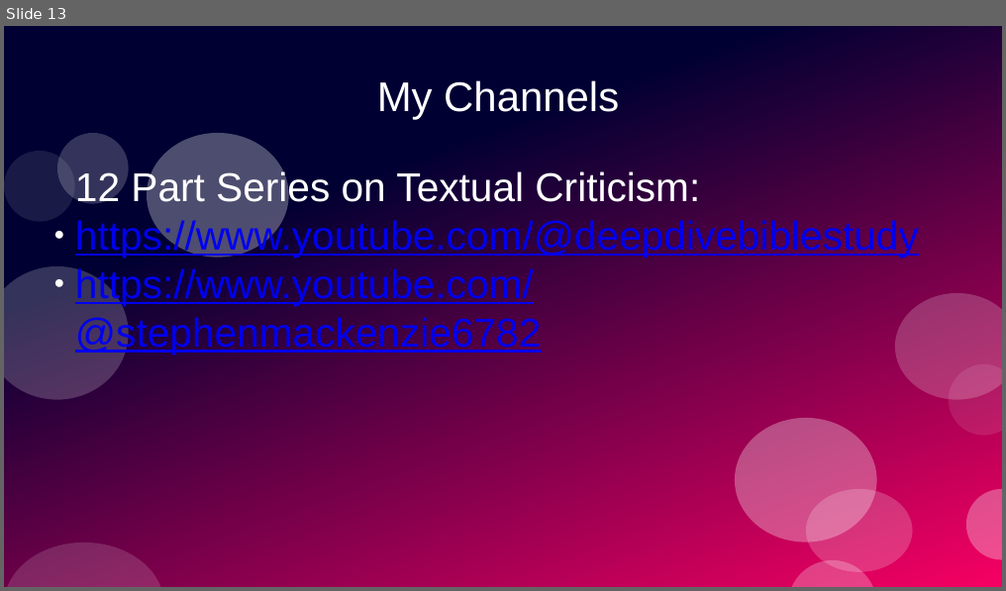
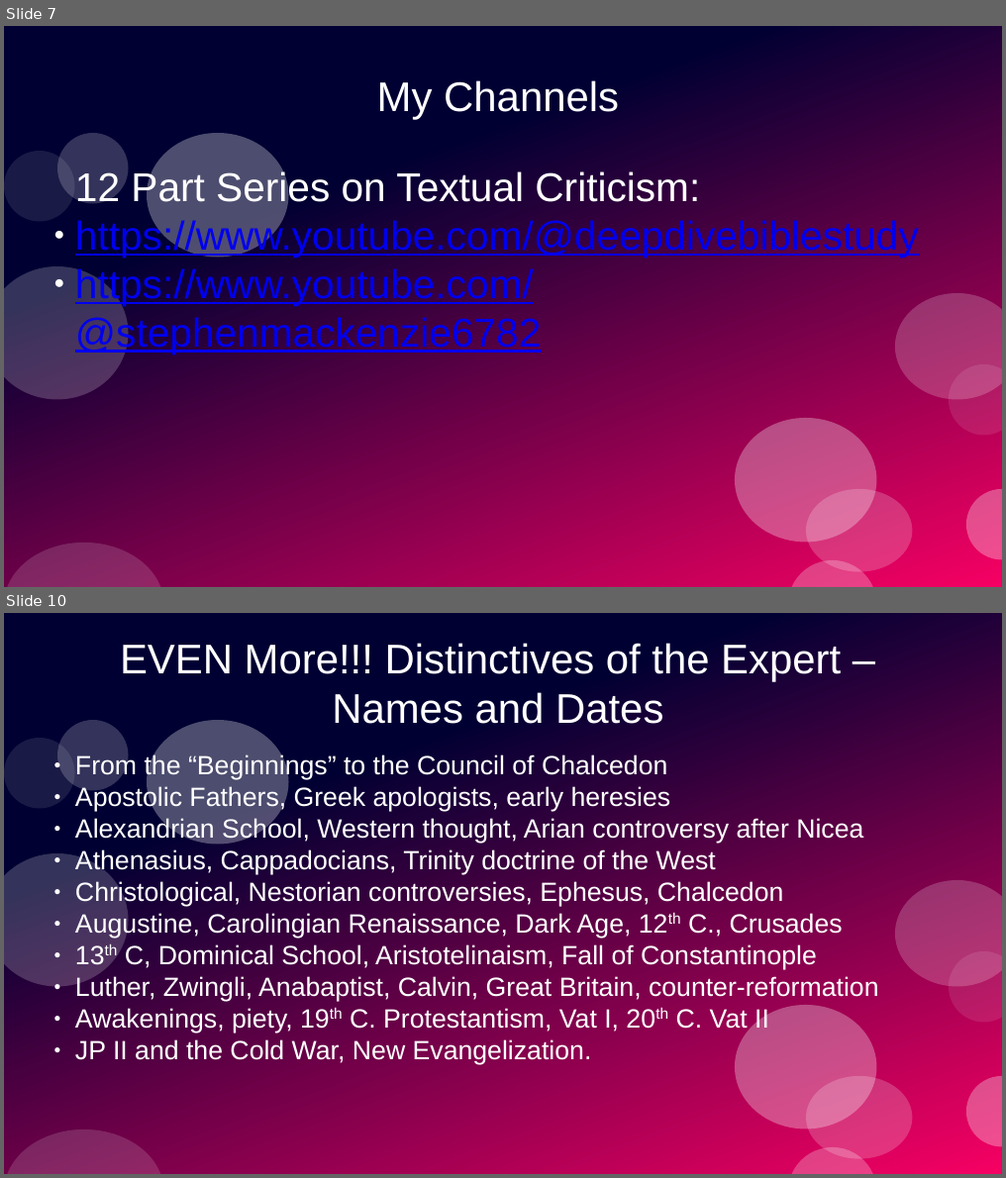
Before and after one commit to stevemac321/Catechist, a slide deck: Mastery.pptx. Shown one above the other, each under a label of ours: slide 13 before the commit, slides 7 and 10 after it; the slides between them are not shown. The pictures are 1006x591 and 1006x1178 pixels, drawn with LibreOffice and Linux fonts; fonts in the diff are those of the drawing. Boxes give left, top, right and bottom in pixels: in the first picture for what was removed or moved away, otherwise in the second. Text is boxed around its words. In the diff, an @@ line names an element or a change of style, - is before the commit and + after.

```diff
--- a/Mastery.pptx
+++ b/Mastery.pptx
@@ slide 10 added at [4,613,1002,1174], background #FFFFFF; not listed: 12 template elements that a slide beside it also shows @@
@@ title added at [120,643,841,724], 33 pt, text #FFFFFF @@
+EVEN More!!! Distinctives of the Expert – Names and Dates
@@ subtitle added at [75,755,879,1065], 21 pt, text #FFFFFF @@
+● From the “Beginnings” to the Council of Chalcedon
+● Apostolic Fathers, Greek apologists, early heresies
+● Alexandrian School, Western thought, Arian controversy after Nicea
+● Athenasius, Cappadocians, Trinity doctrine of the West
+● Christological, Nestorian controversies, Ephesus, Chalcedon
+● Augustine, Carolingian Renaissance, Dark Age, 12th C., Crusades
+● 13th C, Dominical School, Aristotelinaism, Fall of Constantinople
+● Luther, Zwingli, Anabaptist, Calvin, Great Britain, counter-reformation
+● Awakenings, piety, 19th C. Protestantism, Vat I, 20th C. Vat II
+● JP II and the Cold War, New Evangelization.
@@ what was slide 13 is now slide 7 @@
```
Also in this commit, not shown: 5 slides changed, 2 other slides added, 5 slides removed, 1 other file.
